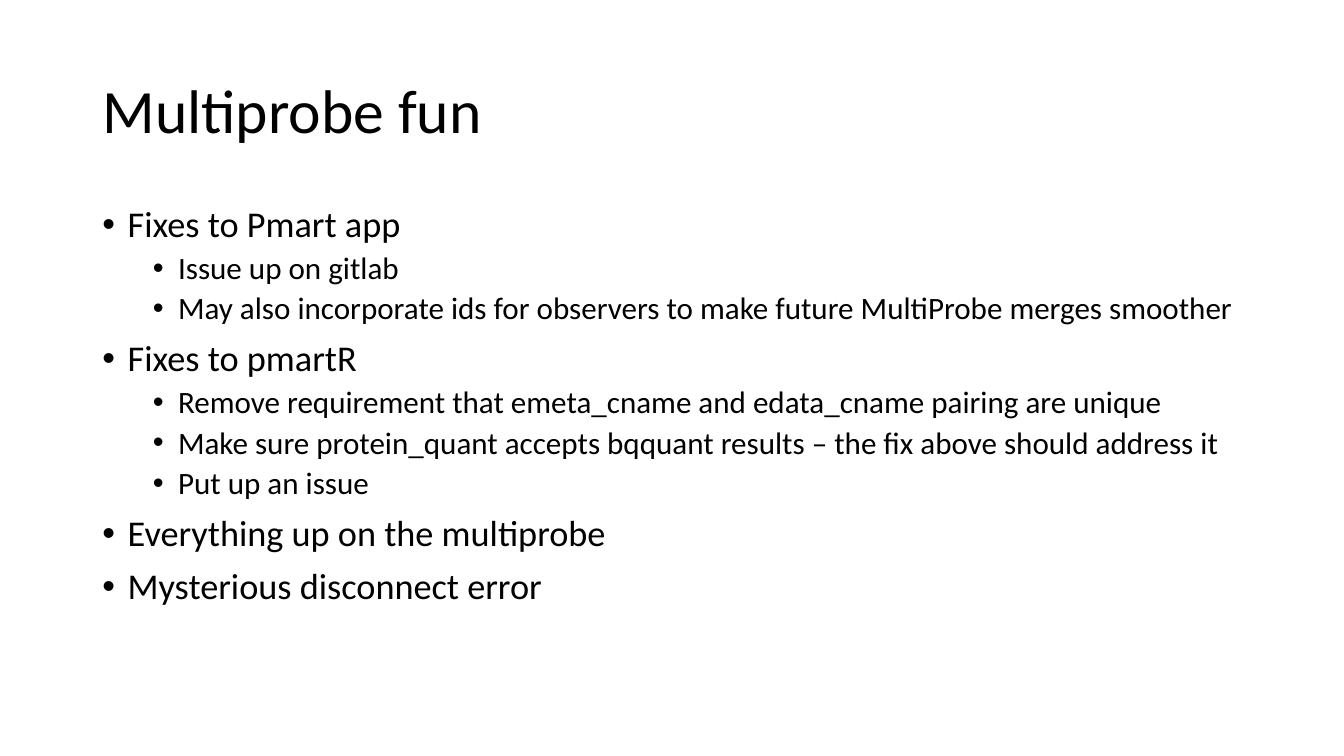
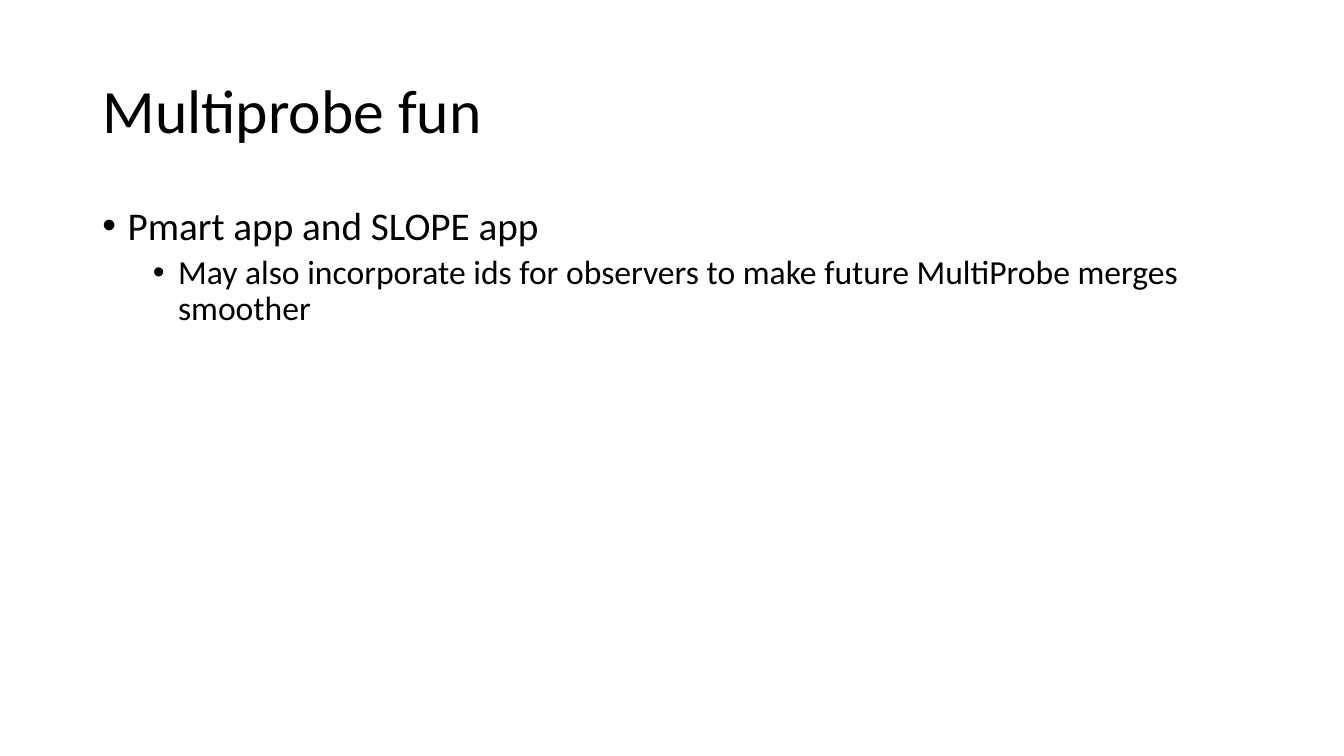
Before and after one commit to pmartR/OmicsMLMentor_ShinyApp, a slide deck: slide 7 of SLOPE_progress.pptx (slide 8 before the commit). Drawn at 1344x756 pixels with LibreOffice and Linux fonts; fonts in the diff are those of the drawing. Boxes give left, top, right and bottom in pixels: in the first picture for what was removed or moved away, otherwise in the second. Text is boxed around its words. In the diff, an @@ line names an element or a change of style, - is before the commit and + after.

```diff
--- a/SLOPE_progress.pptx
+++ b/SLOPE_progress.pptx
@@ text at bbox=[128, 212, 539, 247]: text changed; size 25.9 to 28 pt @@
-• Fixes to Pmart app
-  • Issue up on gitlab
+• Pmart app and SLOPE app
@@ text at bbox=[178, 260, 1178, 321]: size 22.2 to 24 pt in "May also incorporate ids for observers to ..." @@
@@ text at bbox=[128, 346, 1217, 605]: paragraphs removed @@
-• Fixes to pmartR
-  • Remove requirement that emeta_cname and edata_cname pairing are unique
-  • Make sure protein_quant accepts bqquant results – the fix above should address it
-  • Put up an issue
-• Everything up on the multiprobe
-• Mysterious disconnect error
```
Also in this commit, not shown: 4 other slides changed, 2 slides added, 2 slides removed, 6 other files.
